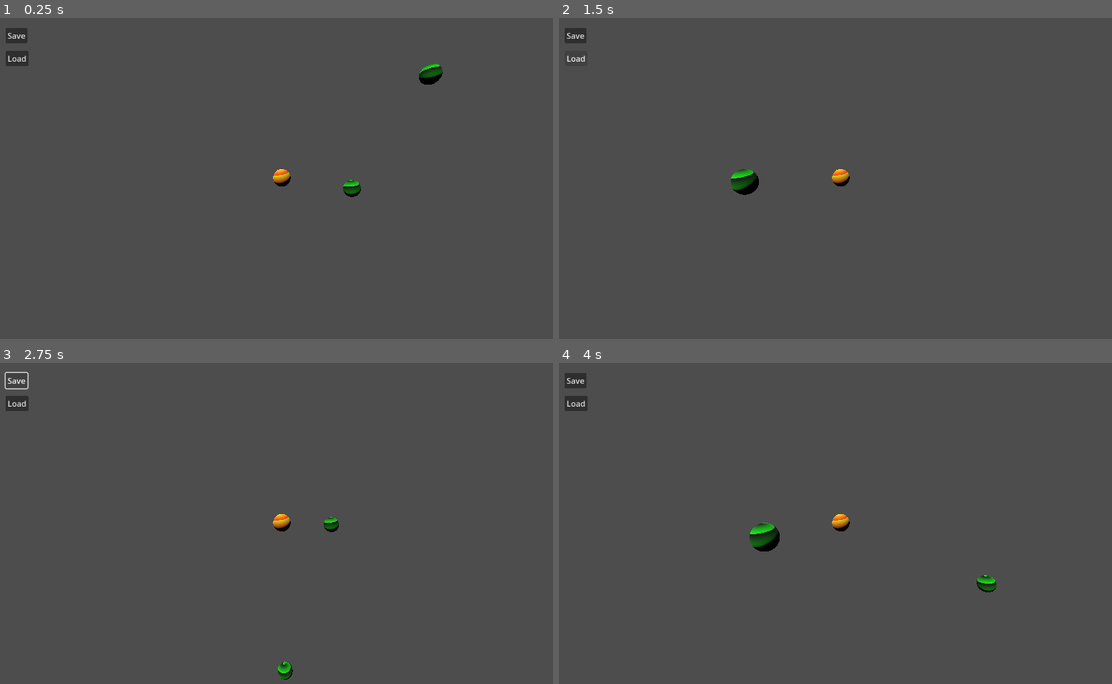
Above: before the commit, frames 1-4 (two rows, left to right).
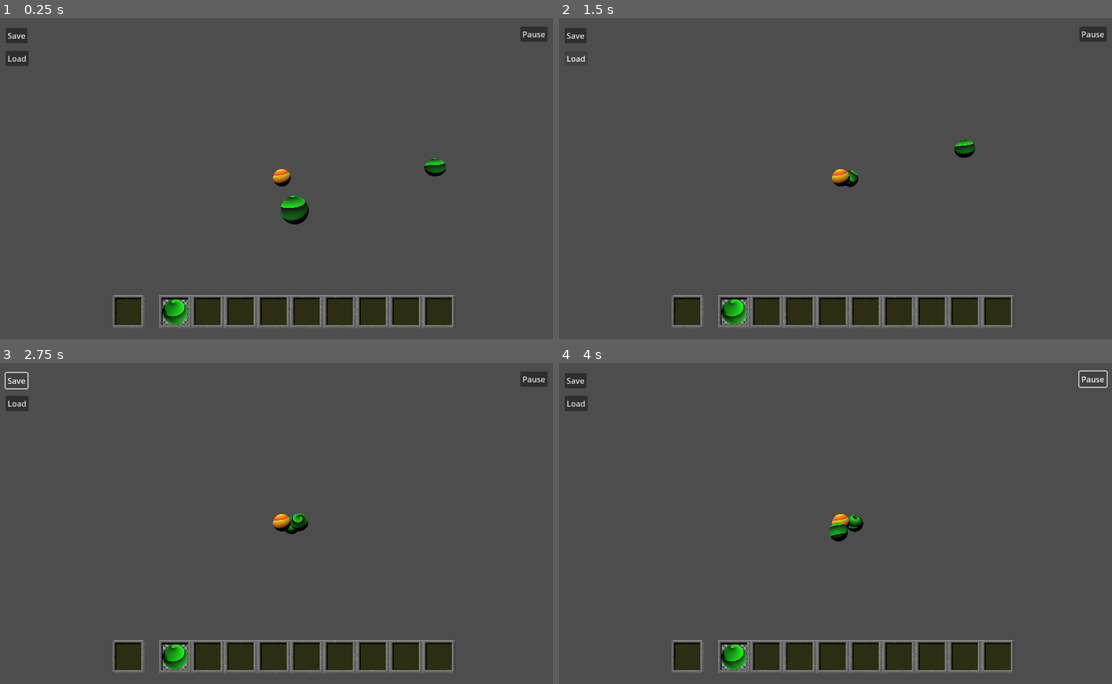
Above: after the commit, the same moments.

Repository: canhotuctor/skylab
Game: Godot game, scene res://Gravity Object/gravity_test.tscn
The game is run twice, just before and just after one commit, with the same random seed, the same clock (stepped at 60 frames per second) and the same inputs. This scene is started directly instead of the project's main scene.
Inputs (mouse positions are in pixels of both pictures, inside the frame that each line leads up to):
- Up to frame 1 (0.25 s): no input
- Up to frame 2 (1.5 s): click "Save" at 0.5 s; click "Load" at 1.25 s
- Up to frame 3 (2.75 s): click "Save" at 2 s
- Up to frame 4 (4 s): click "Load" at 2.75 s; click (1095, 379) at 3.5 s, where only the run after the commit has a clickable "Pause"

The runs differ from the first frame. In frame 1, 6.2% of the frame differs, in the area x 20-99%, y 2-97%; in frame 2, 5.9%; in frame 3, 5.6%; in frame 4, 6.0%.

Commit message:
InstantiateUpdate
Drag and drop de planeta. Tentativa de pausa que nao deu certo

Diff:
--- a/Corpos/planeta1.tscn
+++ b/Corpos/planeta1.tscn
@@ -3,19 +3,18 @@
 [ext_resource type="Script" path="res://Gravity Object/GravityObject.gd" id="1_6naoc"]
 [ext_resource type="Material" uid="uid://be7um6c7rbo36" path="res://media/ballShader.tres" id="2_3hm5q"]
 
-[sub_resource type="SphereMesh" id="SphereMesh_1vphk"]
+[sub_resource type="SphereMesh" id="SphereMesh_ectmq"]
 
 [sub_resource type="SphereShape3D" id="SphereShape3D_c0nvr"]
 
 [node name="GravityObject2" type="RigidBody3D"]
-transform = Transform3D(1, 0, 0, 0, 1, 0, 0, 0, 1, 9.54149, 0, 0)
 mass = 0.01
 linear_velocity = Vector3(0, 25, 0)
 script = ExtResource("1_6naoc")
 
 [node name="MeshInstance3D" type="MeshInstance3D" parent="."]
 material_override = ExtResource("2_3hm5q")
-mesh = SubResource("SphereMesh_1vphk")
+mesh = SubResource("SphereMesh_ectmq")
 
 [node name="CollisionShape3D" type="CollisionShape3D" parent="."]
 shape = SubResource("SphereShape3D_c0nvr")
--- /dev/null
+++ b/Gravity Object/AnalyticPause.gd
@@ -0,0 +1,7 @@
+extends Control
+@onready var paused_state = false
+
+
+func _on_pause_button_toggled(button_pressed):
+	paused_state = not paused_state
+	get_tree().paused = true
--- a/Gravity Object/GravityObject.gd
+++ b/Gravity Object/GravityObject.gd
@@ -24,5 +24,5 @@
 	#GmM/r²
 	var direction = position.direction_to(body.position)
 	var force = G * mass * body.mass / position.distance_squared_to(body.position)
-	print(force)
+
 	return direction * force
--- a/Gravity Object/SaveAndLoad.gd
+++ b/Gravity Object/SaveAndLoad.gd
@@ -1,4 +1,4 @@
-extends Node
+extends Control
 
 const SAVE_PATH_PACKED_SCENE = "user://save_packed_scene.scn"
 
--- a/Gravity Object/gravity_test.tscn
+++ b/Gravity Object/gravity_test.tscn
@@ -1,11 +1,18 @@
-[gd_scene load_steps=8 format=3 uid="uid://b88n08x7uxvvq"]
+[gd_scene load_steps=14 format=3 uid="uid://b88n08x7uxvvq"]
 
 [ext_resource type="Script" path="res://Gravity Object/SaveAndLoad.gd" id="1_8vo2m"]
 [ext_resource type="Script" path="res://Gravity Object/GravityObject.gd" id="1_sjp3v"]
 [ext_resource type="Material" uid="uid://be7um6c7rbo36" path="res://media/ballShader.tres" id="2_dghiv"]
 [ext_resource type="Material" uid="uid://cqrx88mgexy55" path="res://media/centerShader.tres" id="2_o08yx"]
+[ext_resource type="PackedScene" uid="uid://c8yyn6e5cc28d" path="res://Corpos/planeta1.tscn" id="3_75so0"]
+[ext_resource type="Texture2D" uid="uid://u816heplxqi4" path="res://UI_source/minecraft_toolbar.png" id="5_nmpt3"]
+[ext_resource type="Texture2D" uid="uid://kiq0wamm23b6" path="res://UI_source/bolaDoGrey.jpeg" id="6_rypmk"]
+[ext_resource type="Script" path="res://InstantiateTest/DragNDropTest.gd" id="7_pn2q3"]
+[ext_resource type="Script" path="res://Gravity Object/AnalyticPause.gd" id="9_0wtth"]
 
 [sub_resource type="SphereMesh" id="SphereMesh_lu7dq"]
+
+[sub_resource type="SphereShape3D" id="SphereShape3D_umsgl"]
 
 [sub_resource type="SphereMesh" id="SphereMesh_1vphk"]
 
@@ -14,30 +21,24 @@
 [node name="Node3D" type="Node3D"]
 
 [node name="GravityObject" type="RigidBody3D" parent="."]
-mass = 1000.0
+mass = 100.0
 script = ExtResource("1_sjp3v")
 
 [node name="MeshInstance3D" type="MeshInstance3D" parent="GravityObject"]
 material_override = ExtResource("2_o08yx")
 mesh = SubResource("SphereMesh_lu7dq")
 
-[node name="GravityObject2" type="RigidBody3D" parent="."]
-transform = Transform3D(1, 0, 0, 0, 1, 0, 0, 0, 1, 9.54149, 0, 0)
-mass = 0.01
-linear_velocity = Vector3(0, 25, 0)
-script = ExtResource("1_sjp3v")
+[node name="CollisionShape3D" type="CollisionShape3D" parent="GravityObject"]
+shape = SubResource("SphereShape3D_umsgl")
 
-[node name="MeshInstance3D" type="MeshInstance3D" parent="GravityObject2"]
-material_override = ExtResource("2_dghiv")
-mesh = SubResource("SphereMesh_1vphk")
-
-[node name="CollisionShape3D" type="CollisionShape3D" parent="GravityObject2"]
-shape = SubResource("SphereShape3D_c0nvr")
+[node name="GravityObject2" parent="." instance=ExtResource("3_75so0")]
+transform = Transform3D(1, 0, 0, 0, 1, 0, 0, 0, 1, 8.90822, 0, 0)
+linear_velocity = Vector3(0, 2.5, 0)
 
 [node name="GravityObject3" type="RigidBody3D" parent="."]
 transform = Transform3D(1, 0, 0, 0, 1, 0, 0, 0, 1, -0.135681, 0, 5.31255)
 mass = 0.01
-linear_velocity = Vector3(30, -5, 0)
+linear_velocity = Vector3(2.5, -1, 0)
 script = ExtResource("1_sjp3v")
 
 [node name="MeshInstance3D" type="MeshInstance3D" parent="GravityObject3"]
@@ -48,22 +49,67 @@
 shape = SubResource("SphereShape3D_c0nvr")
 
 [node name="Camera3D" type="Camera3D" parent="."]
+unique_name_in_owner = true
 transform = Transform3D(1, 0, 0, 0, 0.979589, 0.20101, 0, -0.20101, 0.979589, 0, 2.35527, 11.7819)
 
 [node name="DirectionalLight3D" type="DirectionalLight3D" parent="."]
 transform = Transform3D(0.94308, -0.108838, -0.314253, 0.331926, 0.366704, 0.869111, 0.0206458, -0.923949, 0.381957, 0, 3.45511, 0)
 
-[node name="SaveAndLoad" type="Node" parent="."]
+[node name="CanvasLayer" type="CanvasLayer" parent="."]
+
+[node name="Interface" type="Control" parent="CanvasLayer"]
+layout_mode = 3
+anchors_preset = 15
+anchor_right = 1.0
+anchor_bottom = 1.0
+grow_horizontal = 2
+grow_vertical = 2
+
+[node name="MineToolbar" type="NinePatchRect" parent="CanvasLayer/Interface"]
+layout_mode = 1
+anchors_preset = 7
+anchor_left = 0.5
+anchor_top = 1.0
+anchor_right = 0.5
+anchor_bottom = 1.0
+offset_left = -344.0
+offset_top = -94.0
+offset_right = 351.0
+offset_bottom = -23.0
+grow_horizontal = 2
+grow_vertical = 0
+texture = ExtResource("5_nmpt3")
+patch_margin_left = 8
+patch_margin_top = 8
+patch_margin_right = 8
+patch_margin_bottom = 8
+
+[node name="DragNDropTest" type="TextureRect" parent="CanvasLayer/Interface/MineToolbar"]
+layout_mode = 1
+anchors_preset = -1
+offset_left = 104.0
+offset_top = 13.0
+offset_right = 154.0
+offset_bottom = 63.0
+texture = ExtResource("6_rypmk")
+expand_mode = 1
+script = ExtResource("7_pn2q3")
+
+[node name="SaveAndLoad" type="Control" parent="CanvasLayer"]
+layout_mode = 3
+anchors_preset = 0
 script = ExtResource("1_8vo2m")
 
-[node name="SaveButton" type="Button" parent="SaveAndLoad"]
+[node name="SaveButton" type="Button" parent="CanvasLayer/SaveAndLoad"]
+layout_mode = 0
 offset_left = 20.0
 offset_top = 20.0
 offset_right = 64.0
 offset_bottom = 51.0
 text = "Save"
 
-[node name="LoadButton" type="Button" parent="SaveAndLoad"]
+[node name="LoadButton" type="Button" parent="CanvasLayer/SaveAndLoad"]
+layout_mode = 0
 offset_left = 20.0
 offset_top = 66.0
 offset_right = 66.0
@@ -71,5 +117,22 @@
 text = "Load
 "
 
-[connection signal="pressed" from="SaveAndLoad/SaveButton" to="SaveAndLoad" method="_on_save_button_pressed"]
-[connection signal="pressed" from="SaveAndLoad/LoadButton" to="SaveAndLoad" method="_on_load_button_pressed"]
+[node name="AnalyticPause" type="Control" parent="CanvasLayer"]
+layout_mode = 3
+anchors_preset = 0
+offset_right = 40.0
+offset_bottom = 40.0
+script = ExtResource("9_0wtth")
+
+[node name="Pause Button" type="Button" parent="CanvasLayer/AnalyticPause"]
+offset_left = 1056.0
+offset_top = 17.0
+offset_right = 1111.0
+offset_bottom = 48.0
+text = "Pause"
+
+[connection signal="mouse_entered" from="CanvasLayer/Interface/MineToolbar/DragNDropTest" to="CanvasLayer/Interface/MineToolbar/DragNDropTest" method="_on_mouse_entered"]
+[connection signal="mouse_exited" from="CanvasLayer/Interface/MineToolbar/DragNDropTest" to="CanvasLayer/Interface/MineToolbar/DragNDropTest" method="_on_mouse_exited"]
+[connection signal="pressed" from="CanvasLayer/SaveAndLoad/SaveButton" to="CanvasLayer/SaveAndLoad" method="_on_save_button_pressed"]
+[connection signal="pressed" from="CanvasLayer/SaveAndLoad/LoadButton" to="CanvasLayer/SaveAndLoad" method="_on_load_button_pressed"]
+[connection signal="toggled" from="CanvasLayer/AnalyticPause/Pause Button" to="CanvasLayer/AnalyticPause" method="_on_pause_button_toggled"]
--- /dev/null
+++ b/InstantiateTest/DragNDropTest.gd
@@ -0,0 +1,33 @@
+extends TextureRect
+var dragging = false
+var mouseInside = false
+@onready var initialPosition = position
+var dragMinDist = 100
+@onready var camera : Camera3D = %Camera3D
+
+func _input(event):
+	if event is InputEventMouseButton:
+		dragging = (event.pressed and mouseInside)
+		print(dragging)
+		if(not dragging):
+			# Talvez mudar a condição!
+			if(position.distance_to(initialPosition) > dragMinDist):
+				var planeta : GravityObject = load("res://Corpos/planeta1.tscn").instantiate()
+				planeta.position = camera.project_position(get_viewport().get_mouse_position(), 10)
+				planeta.linear_velocity = (camera.project_position(Input.get_last_mouse_velocity(), 10) - camera.project_position(Vector2.ZERO, 10))
+				#planeta.linear_velocity = 0.01*Vector3(Input.get_last_mouse_velocity().x, -1*Input.get_last_mouse_velocity().y,0)
+				get_tree().current_scene.add_child(planeta)
+
+			position = initialPosition
+
+	if event is InputEventMouseMotion and dragging:
+		position += event.relative
+
+
+
+func _on_mouse_exited():
+	mouseInside = false
+
+
+func _on_mouse_entered():
+	mouseInside = true
--- a/InstantiateTest/InstantiateTest.tscn
+++ b/InstantiateTest/InstantiateTest.tscn
@@ -1,3 +1,5 @@
-[gd_scene format=3 uid="uid://jxgkimdfhxcr"]
+[gd_scene format=3 uid="uid://ejcvpmx2g8mf"]
 
 [node name="InstantiateTest" type="Node3D"]
+
+[node name="CanvasLayer" type="CanvasLayer" parent="."]
--- /dev/null
+++ b/InstantiateTest/branco.tscn
@@ -0,0 +1,12 @@
+[gd_scene load_steps=2 format=3 uid="uid://c1pvehful1tju"]
+
+[ext_resource type="PackedScene" uid="uid://dpayqv32n0hfo" path="res://InstantiateTest/janelinha.tscn" id="1_fi35g"]
+
+[node name="Node" type="Node"]
+
+[node name="Window" type="Window" parent="."]
+position = Vector2i(52, 150)
+size = Vector2i(300, 250)
+unresizable = true
+
+[node name="Control2" parent="Window" instance=ExtResource("1_fi35g")]
--- a/InstantiateTest/interface.tscn
+++ /dev/null
@@ -1,9 +0,0 @@
-[gd_scene format=3 uid="uid://b82pi1p265xto"]
-
-[node name="Interface" type="Control"]
-layout_mode = 3
-anchors_preset = 15
-anchor_right = 1.0
-anchor_bottom = 1.0
-grow_horizontal = 2
-grow_vertical = 2
--- /dev/null
+++ b/InstantiateTest/janelinha.tscn
@@ -0,0 +1,184 @@
+[gd_scene load_steps=2 format=3 uid="uid://dpayqv32n0hfo"]
+
+[sub_resource type="StyleBoxFlat" id="StyleBoxFlat_hcfpw"]
+bg_color = Color(0.980392, 0, 0.917647, 1)
+
+[node name="Control" type="Control"]
+layout_mode = 3
+anchors_preset = 0
+offset_right = 300.0
+offset_bottom = 250.0
+
+[node name="Panel" type="Panel" parent="."]
+layout_mode = 1
+anchors_preset = 15
+anchor_right = 1.0
+anchor_bottom = 1.0
+grow_horizontal = 2
+grow_vertical = 2
+theme_override_styles/panel = SubResource("StyleBoxFlat_hcfpw")
+
+[node name="Velocidade" type="Label" parent="Panel"]
+layout_mode = 1
+anchors_preset = 8
+anchor_left = 0.5
+anchor_top = 0.5
+anchor_right = 0.5
+anchor_bottom = 0.5
+offset_left = -126.0
+offset_top = -103.0
+offset_right = -29.0
+offset_bottom = -77.0
+grow_horizontal = 2
+grow_vertical = 2
+text = "Velocidade:"
+
+[node name="Vx" type="Label" parent="Panel/Velocidade"]
+layout_mode = 2
+offset_top = 26.0
+offset_right = 24.0
+offset_bottom = 52.0
+size_flags_horizontal = 4
+text = "Vx:"
+
+[node name="HSlider" type="HSlider" parent="Panel/Velocidade/Vx"]
+layout_mode = 1
+anchors_preset = 7
+anchor_left = 0.5
+anchor_top = 1.0
+anchor_right = 0.5
+anchor_bottom = 1.0
+offset_left = 27.0
+offset_top = -26.0
+offset_right = 170.0
+offset_bottom = 3.0
+grow_horizontal = 2
+grow_vertical = 0
+
+[node name="TextEdit" type="TextEdit" parent="Panel/Velocidade/Vx"]
+layout_mode = 0
+offset_left = 188.0
+offset_top = 4.0
+offset_right = 262.0
+offset_bottom = 22.0
+
+[node name="Vy" type="Label" parent="Panel/Velocidade"]
+offset_top = 52.0
+offset_right = 24.0
+offset_bottom = 78.0
+size_flags_horizontal = 4
+text = "Vy:"
+
+[node name="HSlider2" type="HSlider" parent="Panel/Velocidade/Vy"]
+layout_mode = 1
+anchors_preset = 7
+anchor_left = 0.5
+anchor_top = 1.0
+anchor_right = 0.5
+anchor_bottom = 1.0
+offset_left = 27.0
+offset_top = -21.0
+offset_right = 170.0
+offset_bottom = -5.0
+grow_horizontal = 2
+grow_vertical = 0
+
+[node name="Vz" type="Label" parent="Panel/Velocidade"]
+offset_top = 78.0
+offset_right = 24.0
+offset_bottom = 104.0
+size_flags_horizontal = 4
+text = "Vz:"
+
+[node name="HSlider" type="HSlider" parent="Panel/Velocidade/Vz"]
+layout_mode = 1
+anchors_preset = 7
+anchor_left = 0.5
+anchor_top = 1.0
+anchor_right = 0.5
+anchor_bottom = 1.0
+offset_left = 27.0
+offset_top = -26.0
+offset_right = 210.0
+offset_bottom = 2.0
+grow_horizontal = 2
+grow_vertical = 0
+
+[node name="Posição" type="Label" parent="Panel"]
+layout_mode = 1
+anchors_preset = 8
+anchor_left = 0.5
+anchor_top = 0.5
+anchor_right = 0.5
+anchor_bottom = 0.5
+offset_left = -126.0
+offset_top = 1.0
+offset_right = -29.0
+offset_bottom = 27.0
+grow_horizontal = 2
+grow_vertical = 2
+text = "Velocidade:"
+
+[node name="X" type="Label" parent="Panel/Posição"]
+layout_mode = 2
+offset_top = 26.0
+offset_right = 24.0
+offset_bottom = 52.0
+size_flags_horizontal = 4
+text = "X:"
+
+[node name="HSlider" type="HSlider" parent="Panel/Posição/X"]
+layout_mode = 1
+anchors_preset = 7
+anchor_left = 0.5
+anchor_top = 1.0
+anchor_right = 0.5
+anchor_bottom = 1.0
+offset_left = 27.0
+offset_top = -26.0
+offset_right = 210.0
+offset_bottom = 3.0
+grow_horizontal = 2
+grow_vertical = 0
+
+[node name="Y" type="Label" parent="Panel/Posição"]
+offset_top = 52.0
+offset_right = 24.0
+offset_bottom = 78.0
+size_flags_horizontal = 4
+text = "Y:"
+
+[node name="HSlider2" type="HSlider" parent="Panel/Posição/Y"]
+layout_mode = 1
+anchors_preset = 7
+anchor_left = 0.5
+anchor_top = 1.0
+anchor_right = 0.5
+anchor_bottom = 1.0
+offset_left = 27.0
+offset_top = -21.0
+offset_right = 210.0
+offset_bottom = -5.0
+grow_horizontal = 2
+grow_vertical = 0
+
+[node name="Z" type="Label" parent="Panel/Posição"]
+offset_top = 78.0
+offset_right = 24.0
+offset_bottom = 104.0
+size_flags_horizontal = 4
+text = "Z:"
+
+[node name="HSlider" type="HSlider" parent="Panel/Posição/Z"]
+layout_mode = 1
+anchors_preset = 7
+anchor_left = 0.5
+anchor_top = 1.0
+anchor_right = 0.5
+anchor_bottom = 1.0
+offset_left = 27.0
+offset_top = -26.0
+offset_right = 210.0
+offset_bottom = 2.0
+grow_horizontal = 2
+grow_vertical = 0
--- /dev/null
+++ b/node_3d.tscn
@@ -0,0 +1,15 @@
+[gd_scene load_steps=2 format=3 uid="uid://3pyv1ntwvayj"]
+
+[ext_resource type="PackedScene" uid="uid://c8yyn6e5cc28d" path="res://Corpos/planeta1.tscn" id="1_woiyp"]
+
+[node name="Node3D" type="Node3D"]
+
+[node name="GravityObject2" parent="." instance=ExtResource("1_woiyp")]
+gravity_scale = 0.01
+linear_velocity = Vector3(0, 0, 0)
+
+[node name="DirectionalLight3D" type="DirectionalLight3D" parent="."]
+transform = Transform3D(0.978023, -0.0406518, 0.204496, -0.143909, 0.578091, 0.803182, -0.150868, -0.814959, 0.559536, 0, 5.44889, 5.98499)
+
+[node name="Camera3D" type="Camera3D" parent="."]
+transform = Transform3D(1, 0, 0, 0, 1, 0, 0, 0, 1, 0, 0, 1.21231)
--- a/project.godot
+++ b/project.godot
@@ -15,8 +15,14 @@
 config/features=PackedStringArray("4.0", "Forward Plus")
 config/icon="res://icon.svg"
 
+[input_devices]
+
+pointing/emulate_touch_from_mouse=true
+
 [physics]
 
+common/physics_ticks_per_second=180
+common/max_physics_steps_per_frame=100
 3d/default_gravity=0.0
 3d/default_gravity_vector=Vector3(0, 0, 0)
 3d/default_linear_damp=0.0
Binary file added: UI_source/bolaDoGrey.jpeg
Not shown, added: UI_source/bolaDoGrey.jpeg.import
